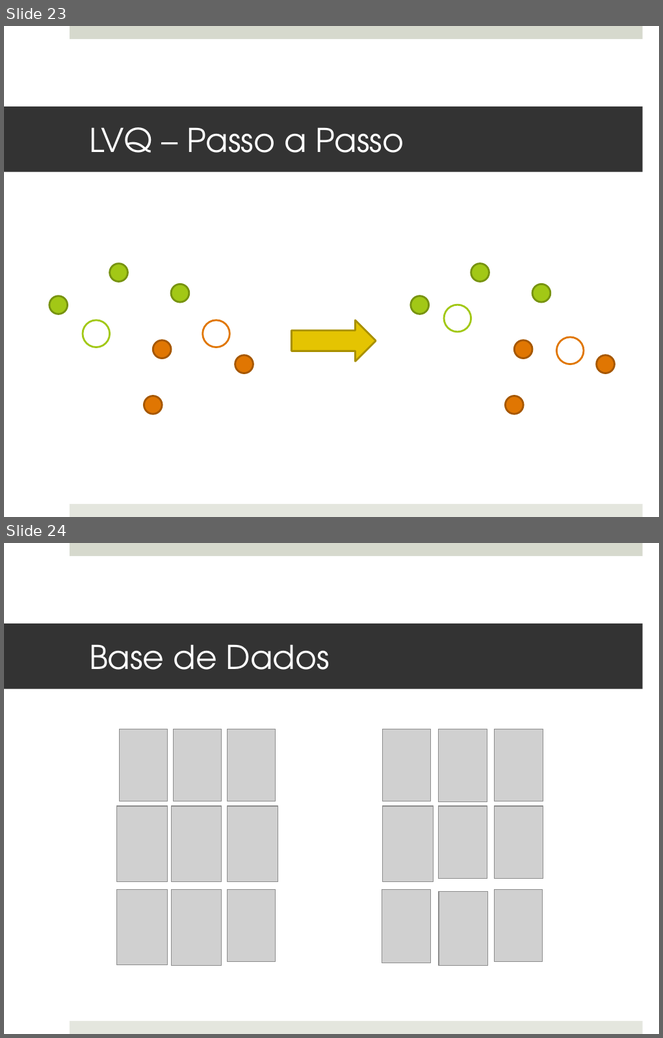
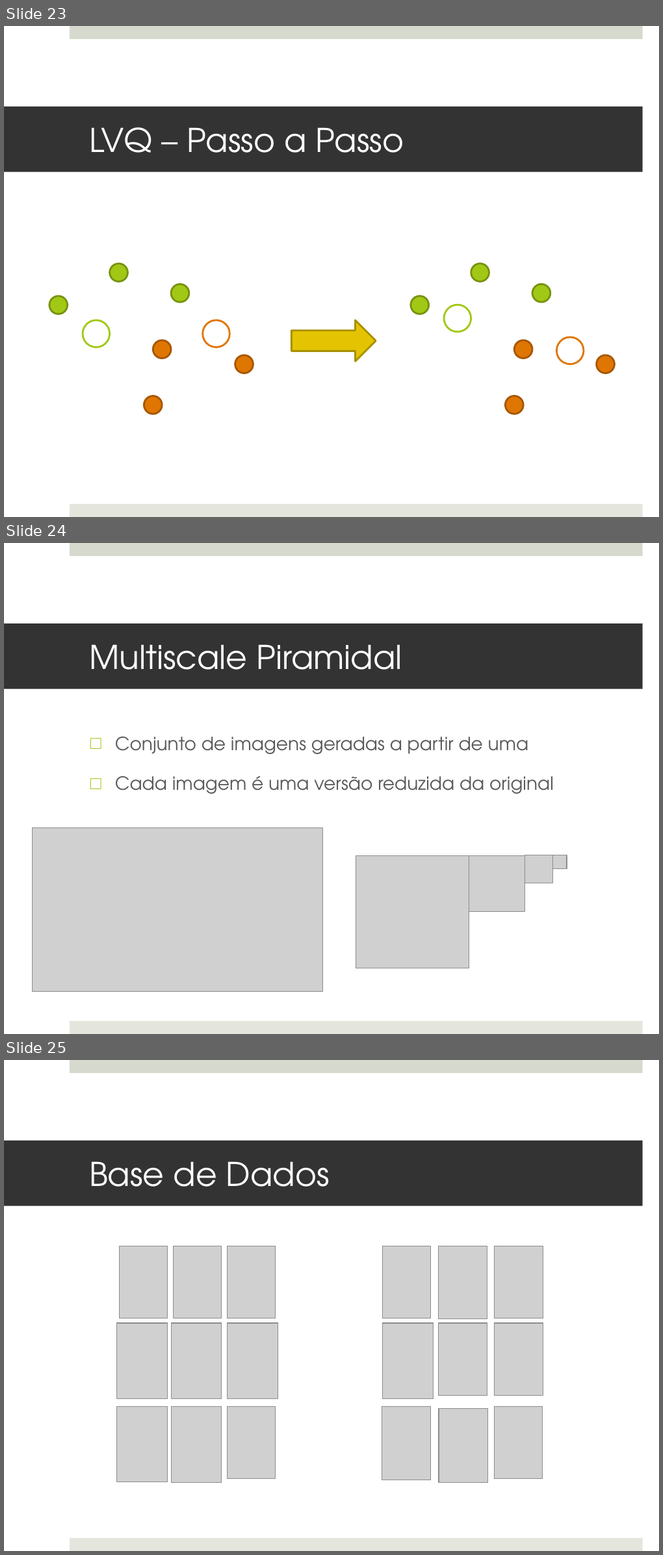
Before and after one commit to MarioBajr/Redes-Neurais, a slide deck: projeto PI.pptx. Shown one above the other, each under a label of ours: slides 23 and 24 before the commit, slides 23, 24 and 25 after it. The pictures are 663x1038 and 663x1555 pixels, drawn with LibreOffice and Linux fonts; fonts in the diff are those of the drawing; grey boxes stand for pictures. Boxes give left, top, right and bottom in pixels: in the first picture for what was removed or moved away, otherwise in the second. Text is boxed around its words. In the diff, an @@ line names an element or a change of style, - is before the commit and + after.

```diff
--- a/projeto PI.pptx
+++ b/projeto PI.pptx
@@ slide 24 added at (4, 543, 659, 1034), background #FFFFFF; not listed: 2 template elements that a slide beside it also shows @@
@@ title added at (4, 624, 643, 689), fill #333333, 36 pt, text #FFFFFF @@
+Multiscale Piramidal
@@ text added at (115, 737, 554, 794), 20 pt, text #595959 @@
+□ Conjunto de imagens geradas a partir de uma
+□ Cada imagem é uma versão reduzida da original
@@ picture added at (32, 828, 323, 992) @@
@@ picture added at (356, 856, 469, 968) @@
@@ picture added at (469, 856, 525, 911) @@
@@ picture added at (525, 856, 553, 884) @@
@@ picture added at (553, 856, 567, 869) @@
@@ what was slide 24 is now slide 25 @@
```
Also in this commit, not shown: 4 slides changed, 1 other slide added, 1 slide removed.
